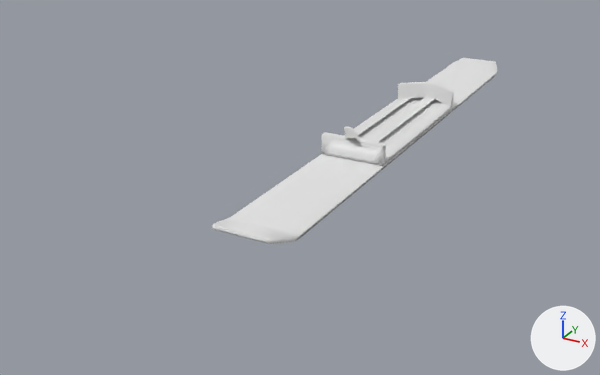
A saved change to the FBX model working/subahu/FBX/Ski.fbx.
Before and after are seen from a 50 mm camera at (1.06, -2.6, 1.02) aimed at (-0.23, -0.26, -0.16). The lights are fixed; the arrows at lower right show +X, +Y and +Z. Where no turn or scale is listed for an object, it has been applied to the vertices.

Before the edit, the objects in view are built like this:
```python
me_cube = bpy.data.meshes.new('Cube')
me_cube.from_pydata(...)  # 44 vertices, 42 faces; spans x -1.0..1.0, y -1.14..1.14, z -1.0..6.79
me_cube.materials.append(mat_material)  # white #e7e7e7
me_cube_001 = bpy.data.meshes.new('Cube.001')
me_cube_001.from_pydata(...)  # 76 vertices, 70 faces; spans x -0.108..0.108, y -0.37..0.399, z -0.007..0.116
ob_bootbinding = bpy.data.objects.new('BootBinding', me_cube_001)
ob_bootbinding.location = (0.0, 0.0, 0.023)
ob_ski = bpy.data.objects.new('Ski', me_cube)
ob_ski.location = (0.0, 0.0, 0.011)
ob_ski.rotation_euler = (0.0, -3.142, 0.0)  # degrees (0, -180, 0)
ob_ski.scale = (-0.109, -0.877, -0.00603)
```
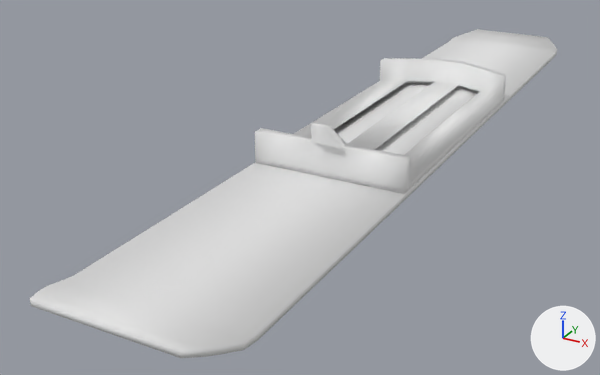
Where the newer file only moved an object's origin or applied its transform, the numbers keep the older frame.

What differs and where, as boxes [x1, y1, x2, y2] in the pictures (600 x 375 px):
'Ski', turned, rescaled
    before: [212, 58, 497, 244]
    after: [30, 29, 557, 358]
'BootBinding', mesh rescaled (88% wider, 61% taller)
    before: [321, 82, 454, 166]
    after: [255, 58, 506, 194]

What changed in the scene script:
```text
Change me_cube_001:
    where me_cube_001.from_pydata(...)  # 76 vertices, 70 faces; spans x -0.108..0.108, y -0.37..0.399, z -0.007..0.116
    used by ob_bootbinding; location = (0.0, 0.0, 0.023)
    me_cube_001 part 1: the whole mesh is scaled about its middle by (2.36, 1.52, 1.52), then moved by (0.0, 0.007, 0.034)
Change me_cube:
    where me_cube.from_pydata(...)  # 44 vertices, 42 faces; spans x -1.0..1.0, y -1.14..1.14, z -1.0..6.79
    used by ob_ski; location = (0.0, 0.0, 0.011); rotation_euler = (0.0, -3.142, 0.0), in degrees (0, -180, 0); scale = (-0.109, -0.877, -0.00603)
    me_cube part 2: the whole mesh is scaled about the mesh origin by (-0.258, 1.34, 0.00918)
Change ob_ski:
    ob_ski.scale: (-0.109, -0.877, -0.00603) -> (1.0, 1.0, 1.0)
    ob_ski.rotation_euler: (0.0, -3.142, 0.0) -> (0.0, 0.0, -3.142)  # degrees (0, -180, 0) -> degrees (0, 0, -180)
```
